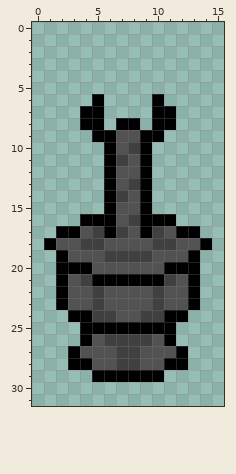
Pixel-art sprite, stored at assets/sprites/objects/alter.png. This is how it looked before the edit.
The file is 16x32 pixels.
New version:
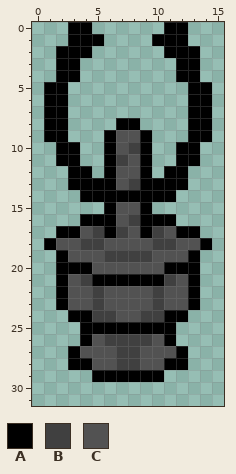
Palette (. is transparent): A #000000  B #404040  C #525252
What changed:
Colour A is added in row 0 at x 3 to 4 and 11 to 12; in row 1 at x 3 to 5 and 10 to 12; in row 2 at x 2 to 4 and 11 to 13; in rows 3 to 4 at x 2 to 3 and 12 to 13; in rows 5 to 9 at x 1 to 2 and 13 to 14; in rows 10 to 11 at x 2 to 3 and 12 to 13.
Colour A is added in row 12 at x 3 to 4 and 11 to 12; in row 13 at x 3 to 5 and 10 to 12; in row 14 at x 4 to 5 and 10 to 11.
Colour A replaces colour B in row 14 at x 7.
Colour A replaces colour C in row 14 at x 8.
The author cleared colour A in row 6 at x 5 and 10; in rows 7 to 8 at x 4 to 5 and 10 to 11; in row 9 at x 5 and 10.
Pixel boxes of the changes (left, top, right, bottom) in both pictures:
changed: (44, 22, 212, 202)
